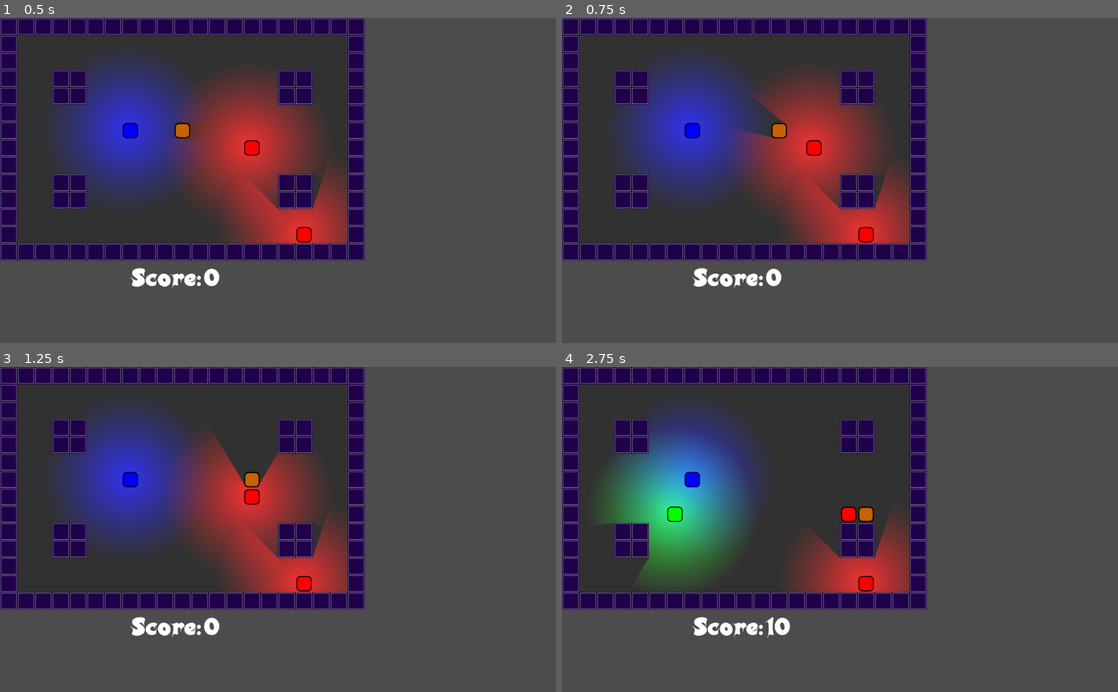
Above: before the commit, frames 1-4 (two rows, left to right).
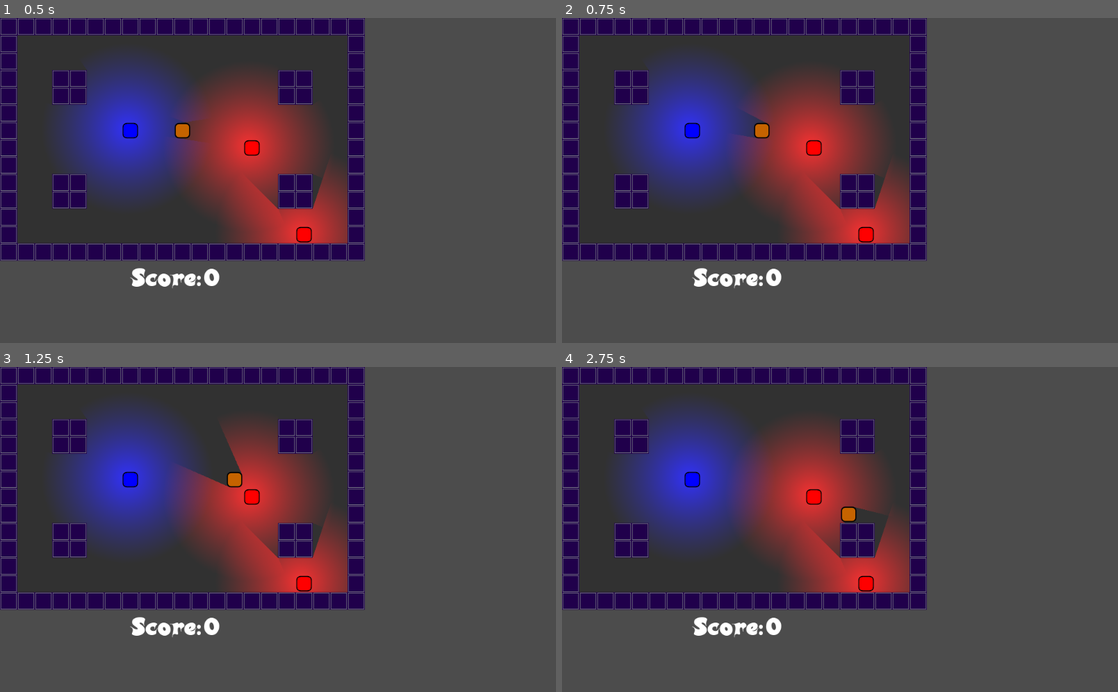
Above: after the commit, the same moments.

Repository: Niederb/njamnjam
Game: Godot game, scene res://scenes/LevelTemplate.tscn
Same seed, same stepped clock (60 frames per second), same inputs: the game is played once before the commit and once after it.
Inputs:
- Up to frame 1 (0.5 s): no input
- Up to frame 2 (0.75 s): tap Enter at 0.5 s; hold Right (right) from 0.53 s (still down)
- Up to frame 3 (1.25 s): keep holding Right (right)
- Up to frame 4 (2.75 s): release Right (right) at 1.28 s; hold Down (down) 1.28-2.03 s; hold Right (right) from 2.03 s (still down)

Frame 1 is identical in both runs. In frame 2, 0.5% of the frame differs, in the area x 32-41%, y 25-38%; in frame 3, 2.3%; in frame 4, 16%, in the area x 6-58%, y 17-84%.

Commit message:
Use adjacent goodies
Still has a bug

Diff:
--- /dev/null
+++ b/Cell.gd
@@ -0,0 +1,6 @@
+extends Node2D
+
+var color_index = -1
+
+func get_color_index():
+	return color_index
--- /dev/null
+++ b/CellIterator.gd
@@ -0,0 +1,10 @@
+class_name CellIterator
+
+var cell
+var visited = false
+var cell_coordinates
+var sub_graph_id = -1
+
+func init(new_cell, new_cell_coordinates):
+	cell = new_cell
+	cell_coordinates = new_cell_coordinates
--- a/Globals.gd
+++ b/Globals.gd
@@ -5,6 +5,6 @@
 const N_COLORS = 3
 const N_GOODIES = 3
 const MIN_COMBO_SIZE = 3
-var colors = [ Color(1, 0, 0), Color(0, 1, 0), Color(0, 0, 1)]
+var colors = [ Color(1, 0, 0), Color(0, 1, 0), Color(0, 0, 1), Color(0, 1, 1)]
 
 enum CellType { WALL, GOODIE, SNAKE, EMPTY }
--- a/Player.gd
+++ b/Player.gd
@@ -1,7 +1,6 @@
 extends Node2D
 
 var direction = Vector2()
-var move = true
 var length = Globals.START_LENGTH
 var dead = false
 var new_bodypart_position = Vector2()
@@ -21,23 +20,8 @@
 		$Body.remove_child(body_part)
 	get_tree().call_group("Gamestate", "trigger_combo", combo_size)
 
-func check_combo():
-	var in_a_row = 0
-	var old_color_index = -1
-	var start_index = 0
-	var index = 0
-	for body_part in $Body.get_children():
-		var new_color_index = body_part.get_color_index()
-		#var goodies = get_adjacent_goodies
-		if old_color_index != new_color_index:
-			if in_a_row >= Globals.MIN_COMBO_SIZE:
-				run_combo(start_index, in_a_row)
-			in_a_row = 1
-			old_color_index = new_color_index
-			start_index = index
-		else:
-			in_a_row += 1
-		index += 1
+func get_body_parts():
+	return $Body.get_children()
 
 func move_body():
 	var start_position = $Head.global_position
@@ -52,11 +36,9 @@
 	new_bodypart_position = start_position
 	return false
 
-func _physics_process(_delta):
-	if move and !dead and direction.length() > 0:
+func move():
+	if !dead and direction.length() > 0:
 		var dead = move_body()
-		move = false
-		check_combo()
 
 func _input(_delta):
 	if Input.is_action_just_pressed("left"):
@@ -68,9 +50,6 @@
 	elif Input.is_action_just_pressed("up"):
 		direction = Vector2(0, -1)
 
-func move_again():
-	move = true
-
 func increase_length(color_index):
 	length += 1
 	var body_part = load("res://scenes/BodyPart.tscn").instance()
--- a/project.godot
+++ b/project.godot
@@ -8,9 +8,14 @@
 
 config_version=4
 
-_global_script_classes=[  ]
+_global_script_classes=[ {
+"base": "Reference",
+"class": "CellIterator",
+"language": "GDScript",
+"path": "res://CellIterator.gd"
+} ]
 _global_script_class_icons={
-
+"CellIterator": ""
 }
 
 [application]
--- a/scenes/BodyPart.gd
+++ b/scenes/BodyPart.gd
@@ -1,14 +1,9 @@
-extends Node2D
-
-var color_index = -1
+extends "res://Cell.gd"
 
 func modulate_color(new_color_index):
 	color_index = new_color_index
 	var color = Globals.colors[color_index]
 	$Sprite.modulate = color
 
-func get_color_index():
-	return color_index
-
 func die():
 	queue_free()
--- a/scenes/GameState.gd
+++ b/scenes/GameState.gd
@@ -1,12 +1,16 @@
 extends Node2D
 
 var score = 0
+var move = true
 
 func _ready():
 	add_to_group("Gamestate")
 	for i in range(Globals.N_GOODIES):
-		var position = get_valid_position()
-		$Goodies.create_new_goodie(position)
+		add_goodie()
+
+func add_goodie():
+	var position = get_valid_position()
+	$Goodies.create_new_goodie(position)
 
 func get_valid_position():
 	randomize()
@@ -19,25 +23,84 @@
 		var intersection = space_state.intersect_point(position)
 		tries += 1
 		if !intersection:
-			if tries > 1:
-				print("Used multiple tries: %s" % tries)
 			return position
 	return Vector2()
+
+func get_sub_graphs(cells, min_size):
+	var sub_graphs = []
+	for cell in cells.len():
+		pass
+		#find_neighbor(cell, cells)
+	return sub_graphs
+
+func get_adjacent_goodies(position, color_index, goodies):
+	var adjacent = []
+	for g in goodies:
+		var distance = (g.global_position - position).length()
+
+		if distance <= Globals.CELL_SIZE + 1 and g.get_color_index() == color_index:
+			adjacent.push_back(g)
+		elif distance < Globals.CELL_SIZE + 10:
+			print("Very close: %s" % distance)
+	if adjacent.size() > 0:
+		print("Found adjacent: %s" % adjacent.size())
+	return adjacent
+
+
+func check_combo():
+	var combo_size = 0
+	var old_color_index = -1
+	var start_index = 0
+	var index = 0
+	var sequential_body_parts = 0
+
+	var body_parts = $Player.get_body_parts()
+	var all_goodies = $Goodies.get_current_goodies()
+	var combo_goodies = []
+
+	for body_part in body_parts:
+		var position = body_part.global_position
+		var new_color_index = body_part.get_color_index()
+
+		if old_color_index != new_color_index:
+			if combo_size >= Globals.MIN_COMBO_SIZE:
+				for g in combo_goodies:
+					g.die()
+					add_goodie()
+				print("Combo: %s/%s" % [combo_size, sequential_body_parts])
+				$Player.run_combo(start_index, sequential_body_parts)
+			combo_goodies = []
+			combo_size = 1
+			sequential_body_parts = 1
+			old_color_index = new_color_index
+			start_index = index
+		else:
+			combo_size += 1
+			sequential_body_parts += 1
+
+		var adjacent_goodies = get_adjacent_goodies(position, new_color_index, all_goodies)
+		combo_size += adjacent_goodies.size()
+		combo_goodies += adjacent_goodies
+
+		index += 1
+	#var cells = body_parts + goodies
+	#var sub_graphs = get_sub_graphs(cells, Globals.MIN_COMBO_SIZE)
 
 func eaten_goodie(color):
 	score += 10
 	$Player.increase_length(color)
-	var position = get_valid_position()
-	$Goodies.create_new_goodie(position)
+	add_goodie()
 	$GUI.update_score(score)
 
 func trigger_combo(combo_size):
 	score += 10 * combo_size
 	$GUI.update_score(score)
 
-func set_cell_type(position, cell_type):
-	var target_cell = $TileMap.world_to_map(position)
-	$TileMap.set_cellv(target_cell, cell_type)
+func _physics_process(_delta):
+	if move:
+		$Player.move()
+		check_combo()
+		move = false
 
 func _on_Timer_timeout():
-	$Player.move_again()
+	move = true
--- a/scenes/Goodie.gd
+++ b/scenes/Goodie.gd
@@ -1,7 +1,6 @@
-extends Node2D
+extends "res://Cell.gd"
 
 var taken = false
-var color_index = 0
 
 func init(position, new_color_index):
 	color_index = new_color_index
@@ -15,7 +14,7 @@
 		get_tree().call_group("Gamestate", "eaten_goodie", color_index)
 		taken = true
 		$Sprite.visible = false
-		queue_free()
+		die()
 
-func contains_point(point):
-	$Area2D/CollisionShape2D.c
+func die():
+	queue_free()
--- a/scenes/Goodies.gd
+++ b/scenes/Goodies.gd
@@ -16,3 +16,6 @@
 
 	var color_index = randi() % Globals.N_COLORS
 	body_part.init(position, color_index)
+
+func get_current_goodies():
+	return get_children()
